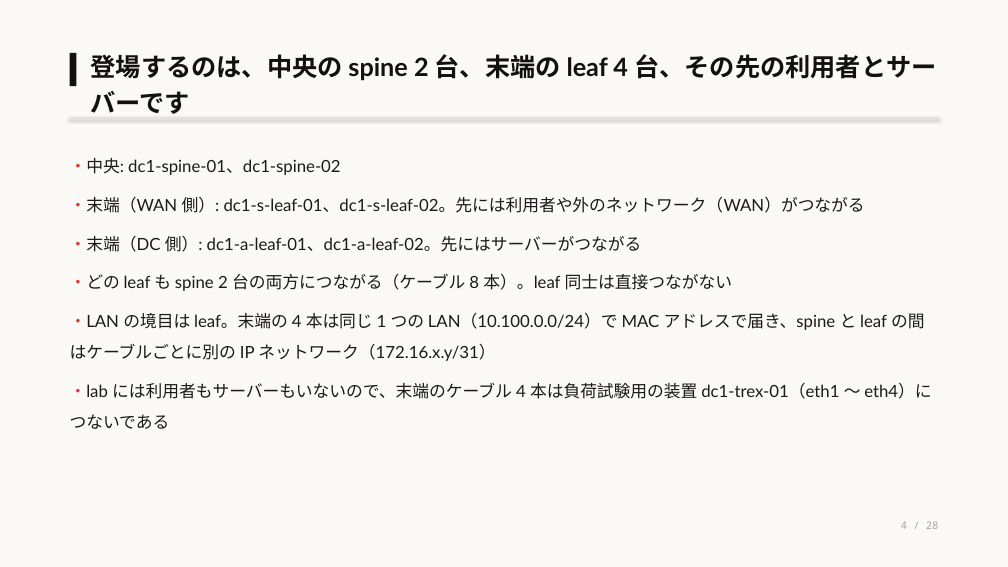
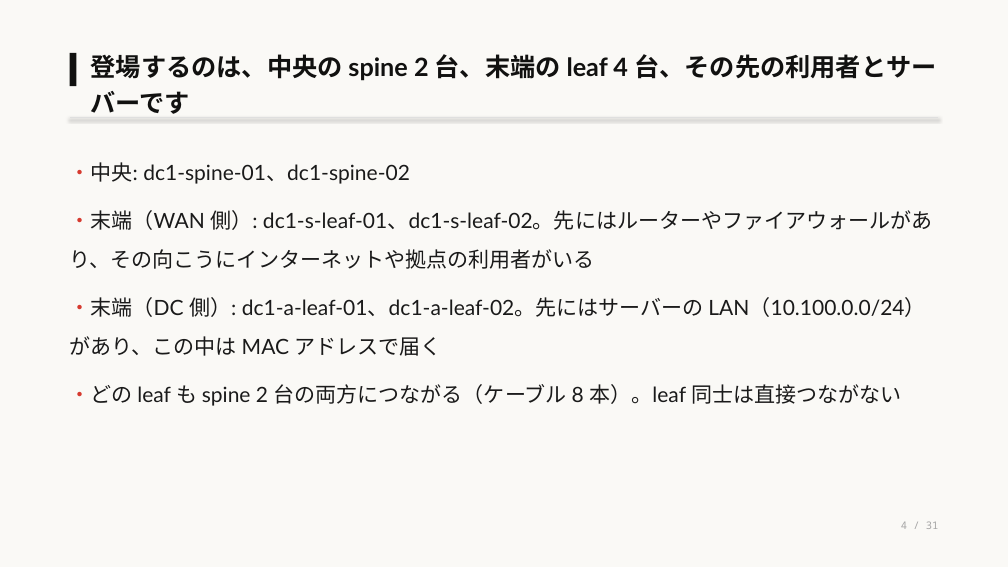
Before and after one commit to eddie-eights/nwc-poc, a slide deck: slide 4 of docs/lab-network-architecter.pptx. Drawn at 1008x567 pixels with LibreOffice and Linux fonts; fonts in the diff are those of the drawing. Boxes give left, top, right and bottom in pixels: in the first picture for what was removed or moved away, otherwise in the second. Text is boxed around its words. In the diff, an @@ line names an element or a change of style, - is before the commit and + after.

```diff
--- a/docs/lab-network-architecter.pptx
+++ b/docs/lab-network-architecter.pptx
@@ text at bbox=[70, 162, 901, 406]: size 16 to 20 pt in "・中央: dc1-spine-01、dc1-spine-02", "・どの leaf も spine 2 台の両方につながる（ケーブル 8 ..."; more space between paragraphs @@
@@ text at bbox=[70, 210, 933, 356]: text changed; size 16 to 20 pt @@
-・末端（WAN 側）: dc1-s-leaf-01、dc1-s-leaf-02。先には利用者や外のネットワーク（WAN）がつながる
-・末端（DC 側）: dc1-a-leaf-01、dc1-a-leaf-02。先にはサーバーがつながる
+・末端（WAN 側）: dc1-s-leaf-01、dc1-s-leaf-02。先にはルーターやファイアウォールがあり、その向こうにインターネットや拠点の利用者がいる
+・末端（DC 側）: dc1-a-leaf-01、dc1-a-leaf-02。先にはサーバーの LAN（10.100.0.0/24）があり、この中は MAC アドレスで届く
@@ text at bbox=[70, 313, 931, 429]: paragraphs removed @@
-・LAN の境目は leaf。末端の 4 本は同じ 1 つの LAN（10.100.0.0/24）で MAC アドレスで届き、spine と leaf の間はケーブルごとに別の IP ネットワーク（172.16.x.y/31）
-・lab には利用者もサーバーもいないので、末端のケーブル 4 本は負荷試験用の装置 dc1-trex-01（eth1 〜 eth4）につないである
@@ text at bbox=[901, 521, 939, 529]: text changed @@
-4 / 28
+4 / 31
```
Also in this commit, not shown: 26 other slides changed, 3 slides added, 1 other file.
